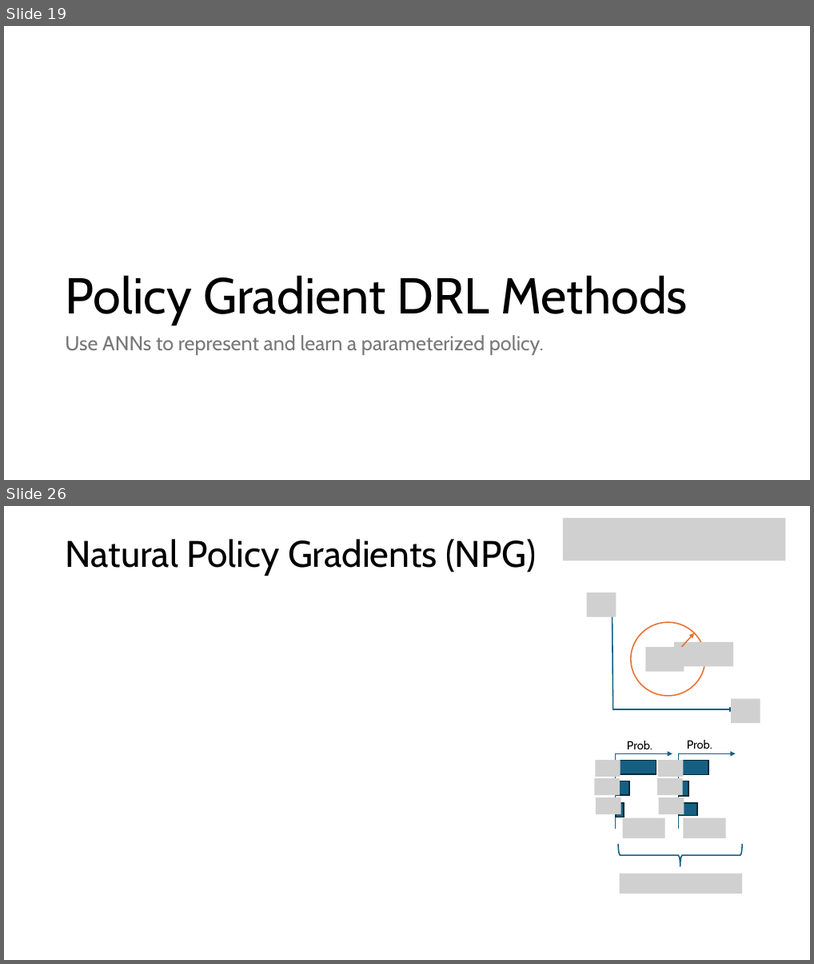
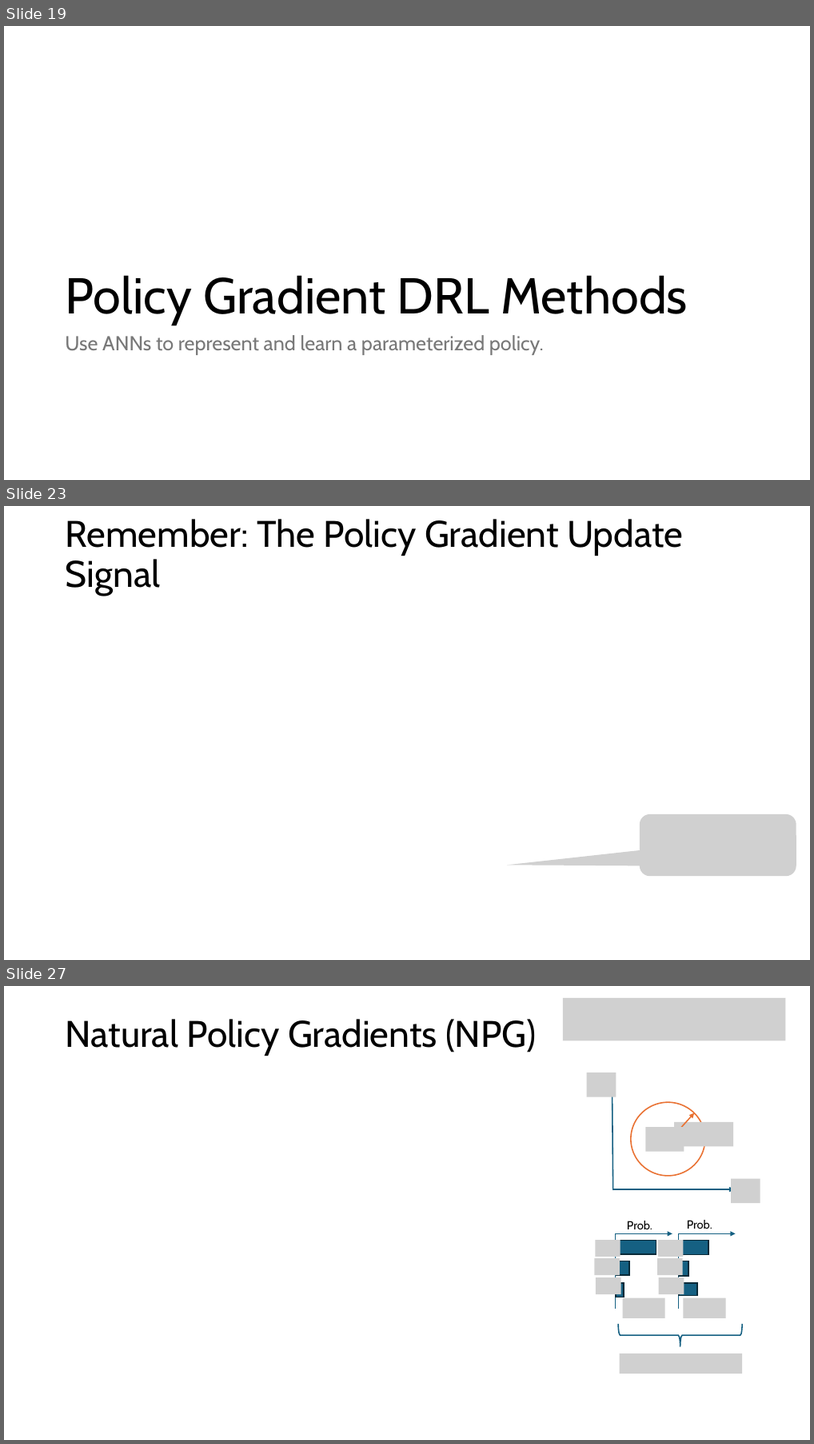
Before and after one commit to mhahsler/Introduction_to_Reinforcement_Learning, a slide deck: slides/Lecture_DRL.pptx. Shown one above the other, each under a label of ours: slides 19 and 26 before the commit, slides 19, 23 and 27 after it; the slides between them are not shown. The pictures are 814x964 and 814x1444 pixels, drawn with LibreOffice and Linux fonts; fonts in the diff are those of the drawing; grey boxes stand for pictures. Boxes give left, top, right and bottom in pixels: in the first picture for what was removed or moved away, otherwise in the second. Text is boxed around its words. In the diff, an @@ line names an element or a change of style, - is before the commit and + after.

```diff
--- a/slides/Lecture_DRL.pptx
+++ b/slides/Lecture_DRL.pptx
@@ slide 23 added at bbox=[4, 506, 810, 960], background #FFFFFF @@
@@ title added at bbox=[66, 519, 683, 596], 44 pt, text #000000 @@
+Remember: The Policy Gradient Update Signal
@@ picture added at bbox=[640, 814, 797, 876] @@
@@ what was slide 26 is now slide 27 @@
```
Also in this commit, not shown: 5 slides changed, 3 other files.
